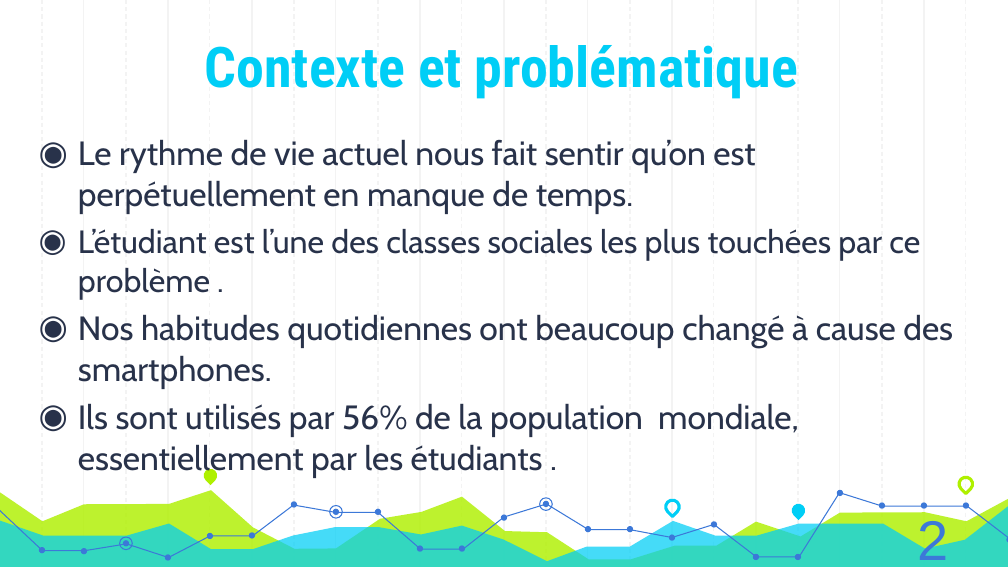
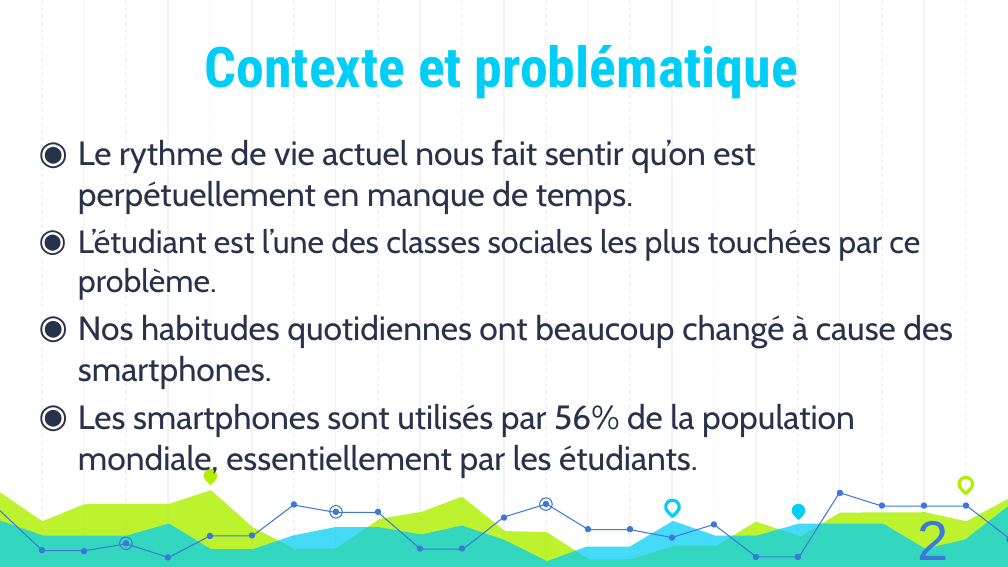
Before and after one commit to AzeddineZadir/docpfc, a slide deck: slide 4 of présentation licence 3.pptx. Drawn at 1008x567 pixels with LibreOffice and Linux fonts; fonts in the diff are those of the drawing. Boxes give left, top, right and bottom in pixels: in the first picture for what was removed or moved away, otherwise in the second. Text is boxed around its words. In the diff, an @@ line names an element or a change of style, - is before the commit and + after.

```diff
--- a/présentation licence 3.pptx
+++ b/présentation licence 3.pptx
@@ text at bbox=[78, 229, 920, 299]: spaces changed @@
-◉ L’étudiant est l’une des classes sociales les plus touchées par ce problème .
+◉ L’étudiant est l’une des classes sociales les plus touchées par ce problème.
@@ text at bbox=[78, 403, 855, 478]: text changed @@
-◉ Ils sont utilisés par 56% de la population mondiale, essentiellement par les étudiants .
+◉ Les smartphones sont utilisés par 56% de la population mondiale, essentiellement par les étudiants.
```
Also in this commit, not shown: 6 other slides changed.
